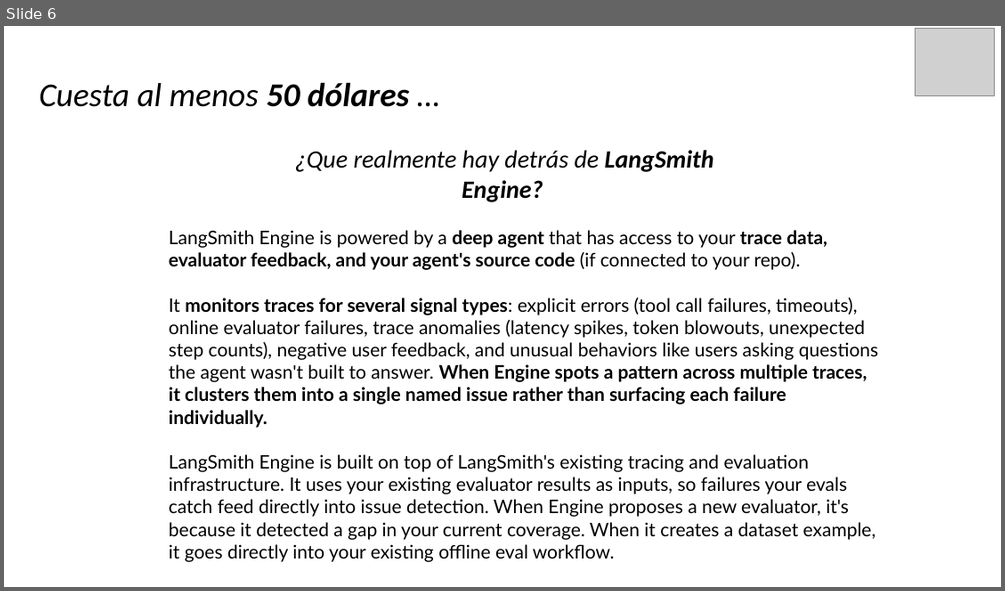
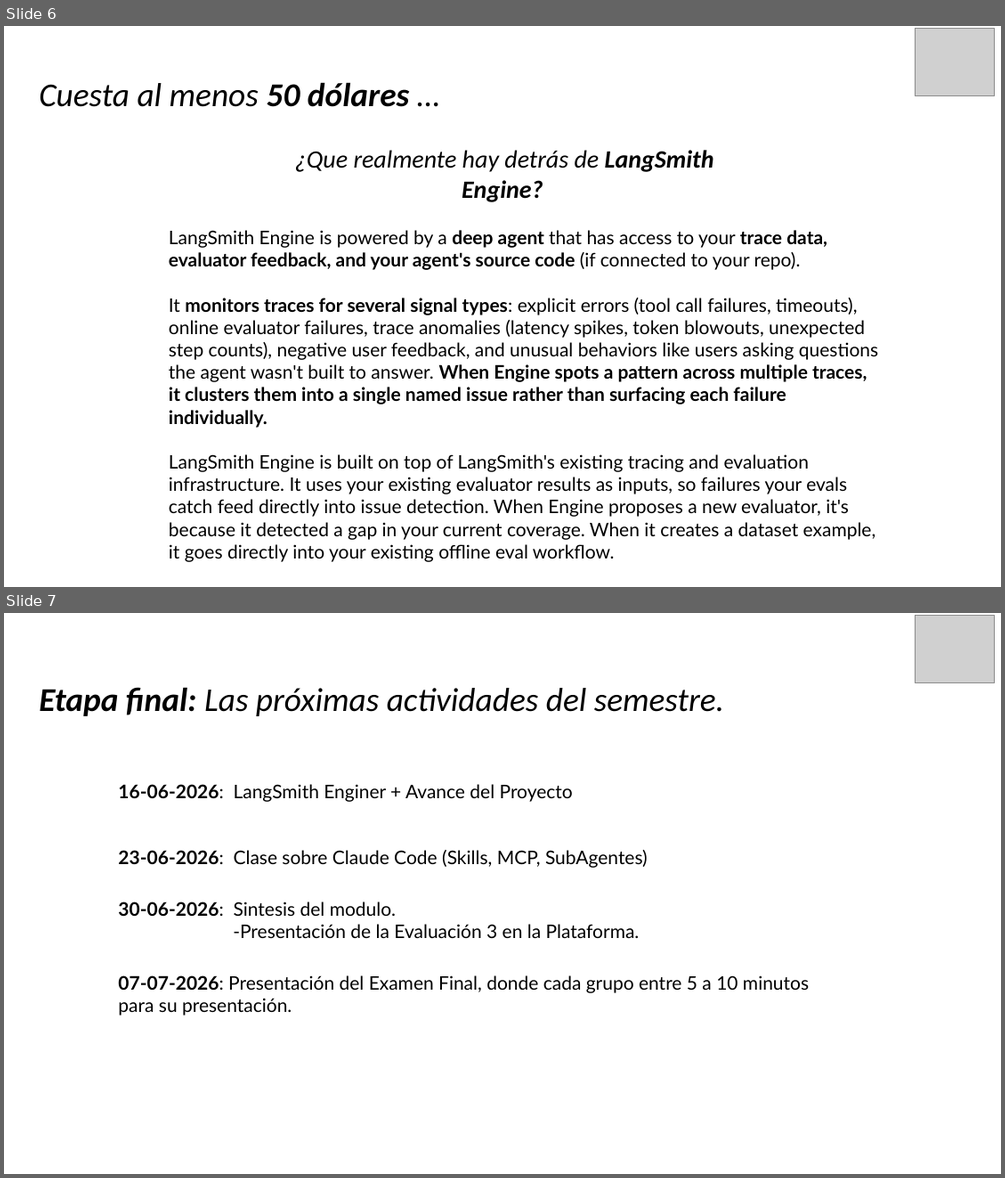
Before and after one commit to Elalersiss/INGENIERIA-DE-SOLUCIONES-CON-INTELIGENCIA-ARTIFICIAL_002D_OLS, a slide deck: Experiencia de Aprendizaje 3 - Observabilidad, Segurida y etica de Agente de AI/Clase 3.5/Clase 3.5.pptx. Shown one above the other, each under a label of ours: slide 6 before the commit, slides 6 and 7 after it. The pictures are 1005x591 and 1005x1178 pixels, drawn with LibreOffice and Linux fonts; fonts in the diff are those of the drawing; grey boxes stand for pictures. Boxes give left, top, right and bottom in pixels: in the first picture for what was removed or moved away, otherwise in the second. Text is boxed around its words. In the diff, an @@ line names an element or a change of style, - is before the commit and + after.

```diff
--- a/Experiencia de Aprendizaje 3 - Observabilidad, Segurida y etica de Agente de AI/Clase 3.5/Clase 3.5.pptx
+++ b/Experiencia de Aprendizaje 3 - Observabilidad, Segurida y etica de Agente de AI/Clase 3.5/Clase 3.5.pptx
@@ slide 7 added at (x1=4, y1=613, x2=1001, y2=1174), background #FFFFFF @@
@@ picture added at (x1=914, y1=616, x2=995, y2=682) @@
@@ title added at (x1=39, y1=687, x2=724, y2=716), 32 pt, text #000000, italic @@
+Etapa final: Las próximas actividades del semestre.
@@ text added at (x1=118, y1=784, x2=573, y2=802), 18 pt, text #000000 @@
+16-06-2026: LangSmith Enginer + Avance del Proyecto
@@ text added at (x1=118, y1=850, x2=647, y2=868), 18 pt, text #000000 @@
+23-06-2026: Clase sobre Claude Code (Skills, MCP, SubAgentes)
@@ text added at (x1=118, y1=901, x2=639, y2=938), 18 pt, text #000000 @@
+30-06-2026: Sintesis del modulo.
+-Presentación de la Evaluación 3 en la Plataforma.
@@ text added at (x1=118, y1=975, x2=809, y2=1015), 18 pt, text #000000 @@
+07-07-2026: Presentación del Examen Final, donde cada grupo entre 5 a 10 minutos para su presentación.
```
Also in this commit, not shown: 2 other files.
